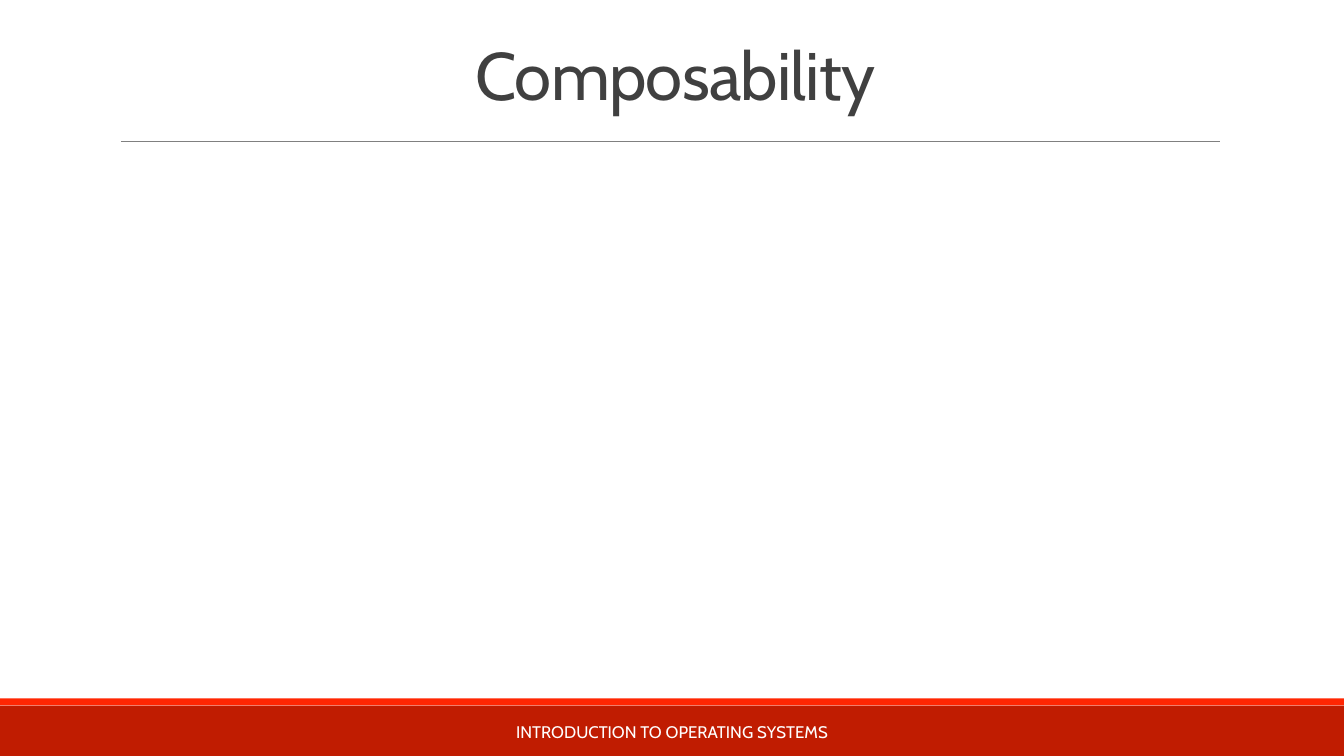
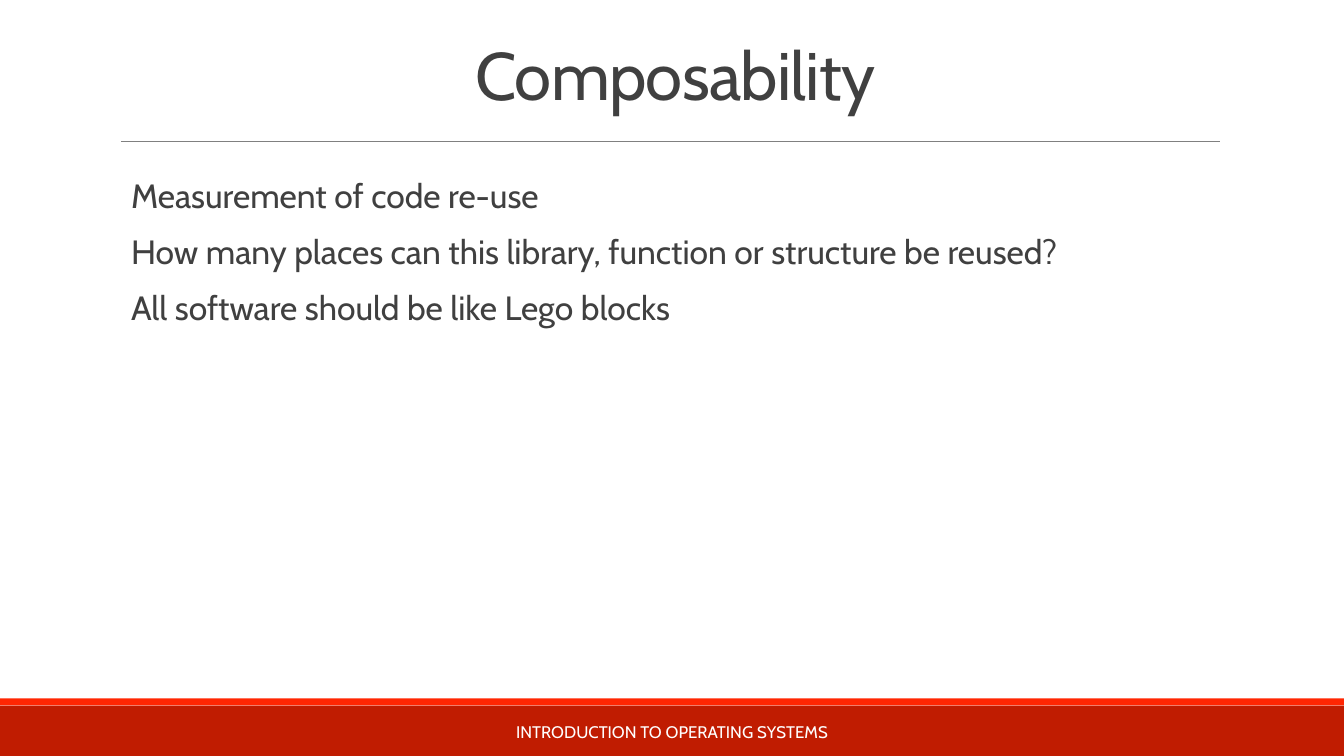
Before and after one commit to teachbsd/course, a slide deck: slide 27 of undergraduate/lectures/introduction.pptx (slide 26 before the commit). Drawn at 1344x756 pixels with LibreOffice and Linux fonts; fonts in the diff are those of the drawing; background and template pictures are left out. Boxes give left, top, right and bottom in pixels: in the first picture for what was removed or moved away, otherwise in the second. Text is boxed around its words. In the diff, an @@ line names an element or a change of style, - is before the commit and + after.

```diff
--- a/undergraduate/lectures/introduction.pptx
+++ b/undergraduate/lectures/introduction.pptx
@@ text added at (131,183,1058,328), 24 pt, text #404040 @@
+  Measurement of code re-use
+  How many places can this library, function or structure be reused?
+  All software should be like Lego blocks
```
Also in this commit, not shown: 9 other slides changed, 2 slides added, 1 slide removed.
